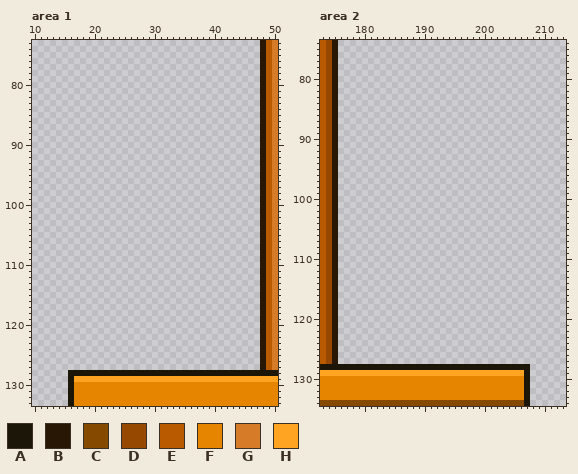
Two versions of one pixel-art file, assets/art/tilesets/world3/Floor+Wall+Roof Tileset.aseprite. The picture above was drawn from the file before the commit.
500x327 pixels, 1 frame. Colours within 5 levels of each other are drawn and written as one. Shown: area 1: x 10..50, y 73..133; area 2: x 173..213, y 74..134.
Palette (. is transparent): A #1c1609  B #291705  C #854900  D #974800  E #b95900  F #e58500  G #d67c29  H #ffa323
Pixels before, area 1 (only the part around the change), first column x 13:
 73 ...................................BEG
 74 ...................................BEG
 75 ...................................BEG
 76 ...................................BEG
 77 ...................................BEG
 78 ...................................BEG
 79 ...................................BEG
 80 ...................................BEG
 81 ...................................BEG
 82 ...................................BEG
 83 ...................................BEG
 84 ...................................BEG
 85 ...................................BEG
 86 ...................................BEG
 87 ...................................BEG
 88 ...................................BEG
 89 ...................................BEG
 90 ...................................BEG
 91 ...................................BEG
 92 ...................................BEG
 93 ...................................BEG
 94 ...................................BEG
 95 ...................................BEG
 96 ...................................BEG
 97 ...................................BEG
 98 ...................................BEG
 99 ...................................BEG
100 ...................................BEG
101 ...................................BEG
102 ...................................BEG
103 ...................................BEG
104 ...................................BEG
105 ...................................BEG
106 ...................................BEG
107 ...................................BEG
108 ...................................BEG
109 ...................................BEG
110 ...................................BEG
111 ...................................BEG
112 ...................................BEG
113 ...................................BEG
114 ...................................BEG
115 ...................................BEG
116 ...................................BEG
117 ...................................BEG
118 ...................................BEG
119 ...................................BEG
120 ...................................BEG
121 ...................................BEG
122 ...................................BEG
123 ...................................BEG
124 ...................................BEG
125 ...................................BEG
126 ...................................BEG
127 ...................................BEG
128 ...AAAAAAAAAAAAAAAAAAAAAAAAAAAAAAAAAAA
129 ...AHHHHHHHHHHHHHHHHHHHHHHHHHHHHHHHHHH
130 ...AFFFFFFFFFFFFFFFFFFFFFFFFFFFFFFFFFF
131 ...AFFFFFFFFFFFFFFFFFFFFFFFFFFFFFFFFFF
132 ...AFFFFFFFFFFFFFFFFFFFFFFFFFFFFFFFFFF
133 ...AFFFFFFFFFFFFFFFFFFFFFFFFFFFFFFFFFF
Pixels before, area 2 (only the part around the change), first column x 173:
 76 EDB...................................
 77 EDB...................................
 78 EDB...................................
 79 EDB...................................
 80 EDB...................................
 81 EDB...................................
 82 EDB...................................
 83 EDB...................................
 84 EDB...................................
 85 EDB...................................
 86 EDB...................................
 87 EDB...................................
 88 EDB...................................
 89 EDB...................................
 90 EDB...................................
 91 EDB...................................
 92 EDB...................................
 93 EDB...................................
 94 EDB...................................
 95 EDB...................................
 96 EDB...................................
 97 EDB...................................
 98 EDB...................................
 99 EDB...................................
100 EDB...................................
101 EDB...................................
102 EDB...................................
103 EDB...................................
104 EDB...................................
105 EDB...................................
106 EDB...................................
107 EDB...................................
108 EDB...................................
109 EDB...................................
110 EDB...................................
111 EDB...................................
112 EDB...................................
113 EDB...................................
114 EDB...................................
115 EDB...................................
116 EDB...................................
117 EDB...................................
118 EDB...................................
119 EDB...................................
120 EDB...................................
121 EDB...................................
122 EDB...................................
123 EDB...................................
124 EDB...................................
125 EDB...................................
126 EDB...................................
127 EDB...................................
128 AAAAAAAAAAAAAAAAAAAAAAAAAAAAAAAAAAA...
129 HHHHHHHHHHHHHHHHHHHHHHHHHHHHHHHHHHA...
130 FFFFFFFFFFFFFFFFFFFFFFFFFFFFFFFFFFA...
131 FFFFFFFFFFFFFFFFFFFFFFFFFFFFFFFFFFA...
132 FFFFFFFFFFFFFFFFFFFFFFFFFFFFFFFFFFA...
133 FFFFFFFFFFFFFFFFFFFFFFFFFFFFFFFFFFA...
134 CCCCCCCCCCCCCCCCCCCCCCCCCCCCCCCCCCA...
The result:
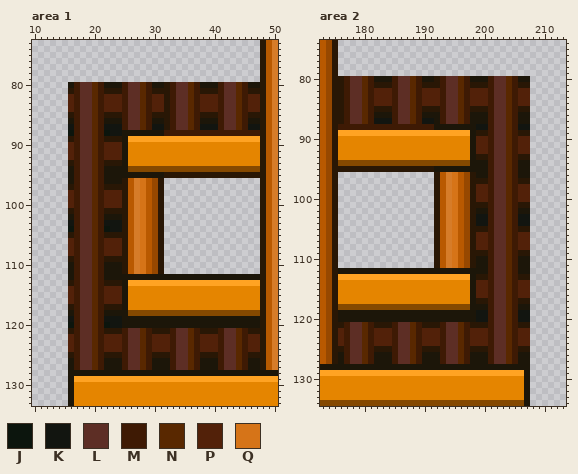
Colours new in this view: J #0c150d  K #121510  L #5d2e25  M #3e1a04  N #592800  P #522109  Q #d67418
The author wrote: feat: added hatched parts
Difference:
Changed rows in their new state; - is an unchanged pixel.
Area 1:
first column x 16:
 80 AMLLNMAAAMLLNMAABMLLNMAAAMLLNMAA
 81 BMLLNMBBBMLLNMBBBMLLNMBBBMLLNMBB
 82 PMLLNMPPPMLLNMPPBMLLNMPPPMLLNMPP
 83 PMLLNMPPPMLLNMPPBMLLNMPPPMLLNMPP
 84 PMLLNMPPPMLLNMPPBMLLNMPPPMLLNMPP
 85 BMLLNMBBBMLLNMBBBMLLNMBBBMLLNMBB
 86 AMLLNMAAAMLLNMAABMLLNMAAAMLLNMAA
 87 KMLLNMKKKMLLNMKKBMLLNMKKKMLLNMKK
 88 JMLLNMJKKAAAAAAAMMMMMMMMMMMMMMMM
 89 BMLLNMBBBAHHHHHHHHHHHHHHHHHHHHHH
 90 PMLLNMPPPAFFFFFFFFFFFFFFFFFFFFFF
 91 PMLLNMPPPAFFFFFFFFFFFFFFFFFFFFFF
 92 PMLLNMPPPAFFFFFFFFFFFFFFFFFFFFFF
 93 BMLLNMBBBAFFFFFFFFFFFFFFFFFFFFFF
 94 AMLLNMAAAACCCCCCCCCCCCCCCCCCCCCC
 95 AMLLNMAAAAAAAAAABBBBBBBBBBBBBBBB
 96 AMLLNMAAABEGQEDB----------------
 97 BMLLNMBBBBEGQEDB----------------
 98 PMLLNMPPPBEGQEDB----------------
 99 PMLLNMPPPBEGQEDB----------------
100 PMLLNMPPPBEGQEDB----------------
101 BMLLNMBBBBEGQEDB----------------
102 AMLLNMAAABEGQEDB----------------
103 KMLLNMKKKBEGQEDB----------------
104 JMLLNMJKKBEGQEDB----------------
105 BMLLNMBBBBEGQEDB----------------
106 PMLLNMPPPBEGQEDB----------------
107 PMLLNMPPPBEGQEDB----------------
108 PMLLNMPPPBEGQEDB----------------
109 BMLLNMBBBBEGQEDB----------------
110 AMLLNMAAABEGQEDB----------------
111 AMLLNMAAABEGQEDB----------------
112 AMLLNMAAAAAAAAAAAAAAAAAAAAAAAAAA
113 BMLLNMBBBAHHHHHHHHHHHHHHHHHHHHHH
114 PMLLNMPPPAFFFFFFFFFFFFFFFFFFFFFF
115 PMLLNMPPPAFFFFFFFFFFFFFFFFFFFFFF
116 PMLLNMPPPAFFFFFFFFFFFFFFFFFFFFFF
117 BMLLNMBBBAFFFFFFFFFFFFFFFFFFFFFF
118 AMLLNMAAAACCCCCCCCCCCCCCCCCCCCCC
119 KMLLNMKKKAAAAAAAAAAAAAAAAAAAAAAA
120 JMLLNMJKKAAAAAAAAAAAAAAAAAAAAAAA
121 BMLLNMBBBMLLNMBBBMLLNMBBBMLLNMBB
122 PMLLNMPPPMLLNMPPPMLLNMPPPMLLNMPP
123 PMLLNMPPPMLLNMPPPMLLNMPPPMLLNMPP
124 PMLLNMPPPMLLNMPPPMLLNMPPPMLLNMPP
125 BMLLNMBBBMLLNMBBBMLLNMBBBMLLNMBB
126 AMLLNMAAAMLLNMAAAMLLNMAAAMLLNMAA
127 AMLLNMAAAMLLNMAAAMLLNMAAAMLLNMAA
Area 2:
first column x 176:
 80 BMLLNMAAAMLLNMAABMLLNMAAAMLLNMAA
 81 BMLLNMBBBMLLNMBBBMLLNMBBBMLLNMBB
 82 BMLLNMPPPMLLNMPPPMLLNMPPPMLLNMPP
 83 BMLLNMPPPMLLNMPPPMLLNMPPPMLLNMPP
 84 BMLLNMPPPMLLNMPPPMLLNMPPPMLLNMPP
 85 BMLLNMBBBMLLNMBBBMLLNMBBBMLLNMBB
 86 BMLLNMAAAMLLNMAAAMLLNMAAAMLLNMAA
 87 BMLLNMKKKMLLNMKKAMLLNMAAAMLLNMAA
 88 MMMMMMMMMMMMMMMMAAAAAAAKKMLLNMKK
 89 HHHHHHHHHHHHHHHHHHHHHHABBMLLNMBB
 90 FFFFFFFFFFFFFFFFFFFFFFAPPMLLNMPP
 91 FFFFFFFFFFFFFFFFFFFFFFAPPMLLNMPP
 92 FFFFFFFFFFFFFFFFFFFFFFAPPMLLNMPP
 93 FFFFFFFFFFFFFFFFFFFFFFABBMLLNMBB
 94 CCCCCCCCCCCCCCCCCCCCCCAAAMLLNMAA
 95 BBBBBBBBBBBBBBBBAAAAAAAAAMLLNMAA
 96 ----------------BEGQEDBAAMLLNMAA
 97 ----------------BEGQEDBBBMLLNMBB
 98 ----------------BEGQEDBPPMLLNMPP
 99 ----------------BEGQEDBPPMLLNMPP
100 ----------------BEGQEDBPPMLLNMPP
101 ----------------BEGQEDBBBMLLNMBB
102 ----------------BEGQEDBAAMLLNMAA
103 ----------------BEGQEDBKKMLLNMKK
104 ----------------BEGQEDBKKMLLNMKK
105 ----------------BEGQEDBBBMLLNMBB
106 ----------------BEGQEDBPPMLLNMPP
107 ----------------BEGQEDBPPMLLNMPP
108 ----------------BEGQEDBPPMLLNMPP
109 ----------------BEGQEDBBBMLLNMBB
110 ----------------BEGQEDBAAMLLNMAA
111 ----------------BEGQEDBAAMLLNMAA
112 AAAAAAAAAAAAAAAAAAAAAAAAAMLLNMAA
113 HHHHHHHHHHHHHHHHHHHHHHABBMLLNMBB
114 FFFFFFFFFFFFFFFFFFFFFFAPPMLLNMPP
115 FFFFFFFFFFFFFFFFFFFFFFAPPMLLNMPP
116 FFFFFFFFFFFFFFFFFFFFFFAPPMLLNMPP
117 FFFFFFFFFFFFFFFFFFFFFFABBMLLNMBB
118 CCCCCCCCCCCCCCCCCCCCCCAAAMLLNMAA
119 AAAAAAAAAAAAAAAAAAAAAAAKKMLLNMKK
120 AAAAAAAAAAAAAAAAAAAAAAAKKMLLNMKK
121 BMLLNMBBBMLLNMBBBMLLNMBBBMLLNMBB
122 PMLLNMPPPMLLNMPPPMLLNMPPPMLLNMPP
123 PMLLNMPPPMLLNMPPPMLLNMPPPMLLNMPP
124 PMLLNMPPPMLLNMPPPMLLNMPPPMLLNMPP
125 BMLLNMBBBMLLNMBBBMLLNMBBBMLLNMBB
126 AMLLNMAAAMLLNMAAAMLLNMAAAMLLNMAA
127 AMLLNMAAAMLLNMAAAMLLNMAAAMLLNMAA
